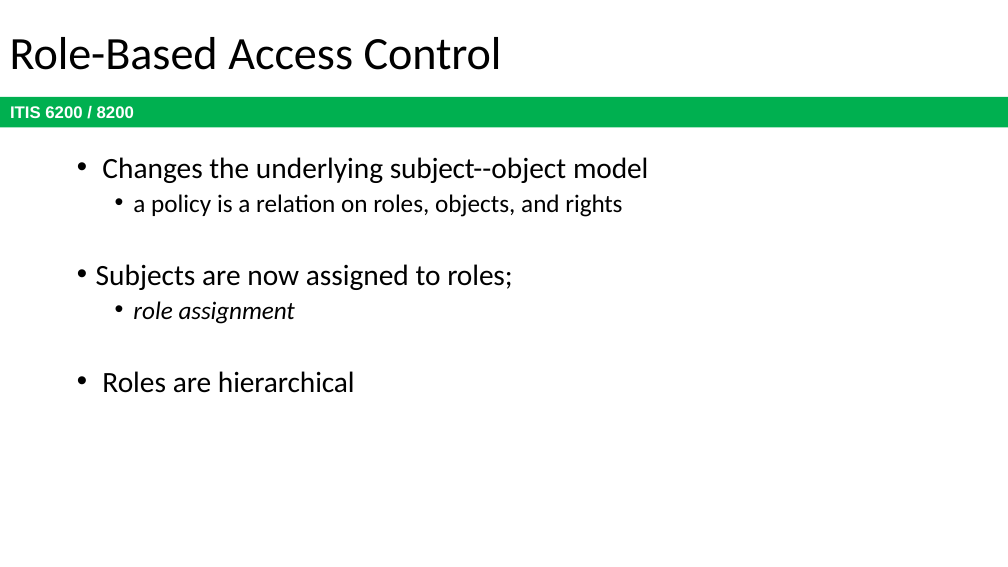
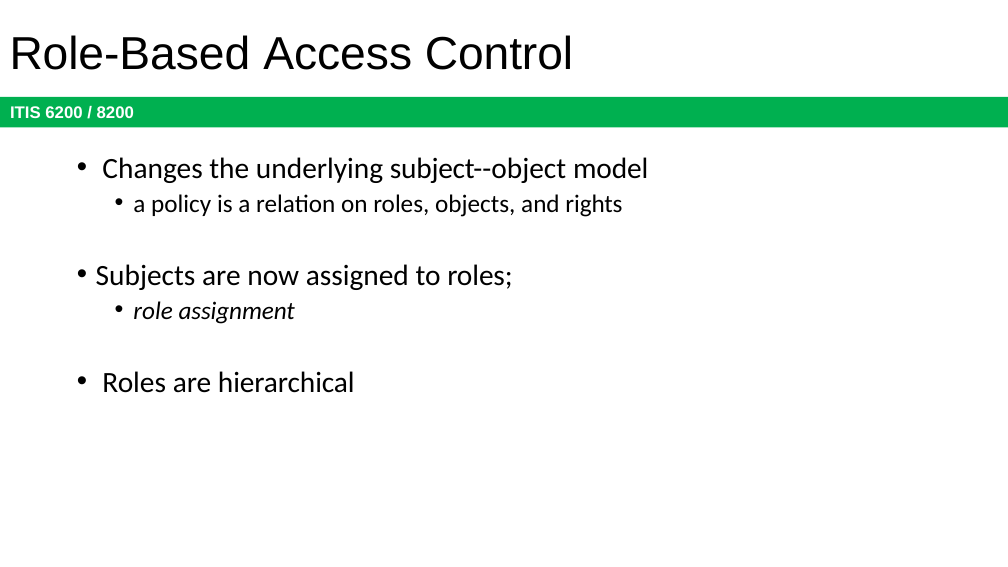
Before and after one commit to jx5c/github.io, a slide deck: slide 44 of teaching/ITIS6200/2023fa/lectures/lec09.pptx. Drawn at 1008x567 pixels with LibreOffice and Linux fonts; fonts in the diff are those of the drawing. Boxes give left, top, right and bottom in pixels: in the first picture for what was removed or moved away, otherwise in the second. Text is boxed around its words. In the diff, an @@ line names an element or a change of style, - is before the commit and + after.

```diff
--- a/teaching/ITIS6200/2023fa/lectures/lec09.pptx
+++ b/teaching/ITIS6200/2023fa/lectures/lec09.pptx
@@ title "Role-Based Access Control" at box(10, 35, 573, 70): font Calibri to Arial @@
```
Also in this commit, not shown: 9 other slides changed, 7 slides removed, 2 other files.
